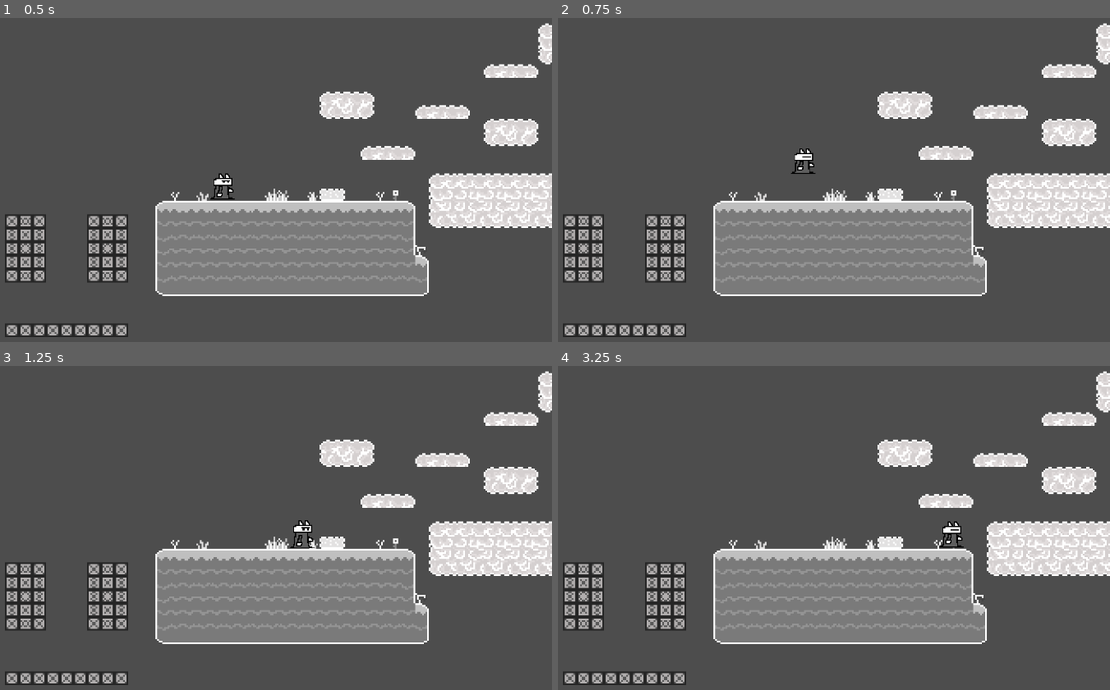
Above: before the commit, frames 1-4 (two rows, left to right).
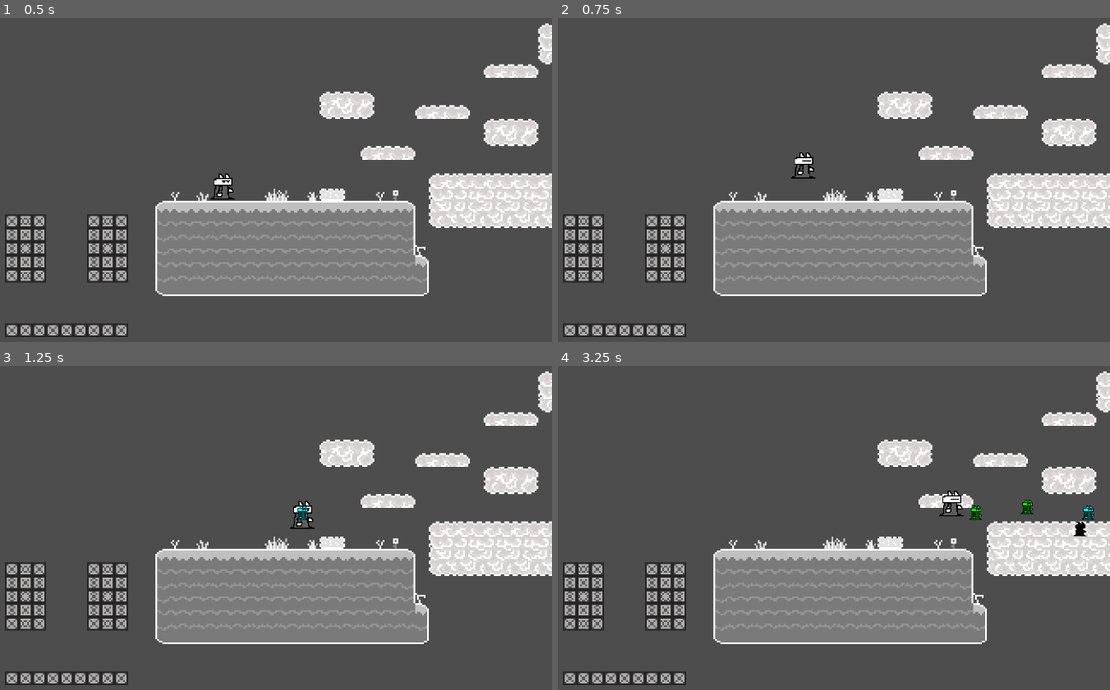
Above: after the commit, the same moments.

Repository: MidnightWolfe/Github-Game-Jam-2024
Game: Godot game, scene res://node_2d.tscn
Same seed, same stepped clock (60 frames per second), same inputs: the game is played once before the commit and once after it.
Inputs:
- Up to frame 1 (0.5 s): no input
- Up to frame 2 (0.75 s): tap Enter (ui_accept) at 0.5 s; hold D (right) from 0.53 s (still down); tap Space (ui_select) at 0.6 s
- Up to frame 3 (1.25 s): keep holding D (right); tap Enter (ui_accept) at 0.77, 0.8, 1.07 s
- Up to frame 4 (3.25 s): release D (right) at 1.28 s; hold S (down) 1.28-2.03 s; tap Enter (ui_accept) at 1.35, 1.52, 1.82, 2.3, 3.02 s; tap Space (ui_select) at 1.55, 2.1, 2.85 s; hold D (right) 2.03-2.78 s; hold W (up) from 2.78 s (still down)

Frame 1 is identical in both runs. In frame 2, 0.2% of the frame differs, in the area x 42-47%, y 40-50%; in frame 3, 0.3%; in frame 4, 0.7%, in the area x 69-98%, y 38-57%.

Commit message:
added spells

Diff:
--- a/gamejam/player.gd
+++ b/gamejam/player.gd
@@ -7,6 +7,11 @@
 const jumpPower = -400
 
 @onready var animationPath = $AnimatedSprite2D
+
+const SPELLS = preload("res://spells.tscn")
+var is_casting_spell = false
+var combo = Vector3(0, 0, 0)
+var colour = Color()
 
 
 #func get_input():
@@ -29,12 +34,31 @@
 	if not is_on_floor():
 		velocity.y += gravity #Only * delta if using rigid bodies
 
-	if Input.is_action_just_pressed("ui_accept") && is_on_floor(): #To get the player to jump with space bar
+	if Input.is_action_just_pressed("ui_select") && is_on_floor(): #To get the player to jump with space bar
 		velocity.y = jumpPower
 
 	##Variable jumping, if you hold space you'll jump higher
-	if Input.is_action_just_released("ui_accept"):
+	if Input.is_action_just_released("ui_select"):
 		velocity.y *= 0.5
+
+	if Input.is_action_just_pressed("ui_text_submit"):
+		if is_casting_spell:
+			var greatestValue = max(combo.x, combo.y, combo.z)
+			colour = Color(combo.x / greatestValue, combo.y / greatestValue, combo.z / greatestValue)
+			combo = Vector3(0,0,0)
+			var spell = SPELLS.instantiate()
+			spell._set_colour(colour)
+			get_parent().add_child(spell)
+			spell.position = $".".global_position
+		is_casting_spell = not is_casting_spell
+
+	if is_casting_spell:
+		if Input.is_action_just_pressed("left"):
+			combo.x = combo.x + 1.0
+		if Input.is_action_just_pressed("up"):
+			combo.y = combo.y + 1.0
+		if Input.is_action_just_pressed("right"):
+			combo.z = combo.z + 1.0
 
 	move_and_slide()
 	handle_animation()
--- /dev/null
+++ b/gamejam/spells.gd
@@ -0,0 +1,25 @@
+extends Area2D
+
+const SPEED = 200
+var velocity = Vector2()
+var colour = Color()
+
+@onready var sprite = $Sprite2D
+
+var image = Image.load_from_file("res://Sprites/player.png")
+var texture = ImageTexture.create_from_image(image)
+
+func _set_colour(colour):
+	self.colour = colour
+
+func _ready() -> void:
+	sprite.texture = texture
+	sprite.modulate = colour
+
+func _physics_process(delta: float) -> void:
+	velocity.x = SPEED * delta
+	translate(velocity)
+
+
+func _on_visible_on_screen_notifier_2d_screen_exited() -> void:
+	queue_free()
--- /dev/null
+++ b/gamejam/spells.tscn
@@ -0,0 +1,19 @@
+[gd_scene load_steps=4 format=3 uid="uid://ch2auvsqkytcs"]
+
+[ext_resource type="Script" path="res://spells.gd" id="1_umqmt"]
+[ext_resource type="Texture2D" uid="uid://c6pw1dkegurkk" path="res://Sprites/player.png" id="2_t5wqg"]
+
+[sub_resource type="RectangleShape2D" id="RectangleShape2D_0wjn4"]
+size = Vector2(23, 25)
+
+[node name="Spells" type="Area2D"]
+script = ExtResource("1_umqmt")
+
+[node name="Sprite2D" type="Sprite2D" parent="."]
+texture = ExtResource("2_t5wqg")
+
+[node name="CollisionShape2D2" type="CollisionShape2D" parent="."]
+position = Vector2(-0.5, -0.5)
+shape = SubResource("RectangleShape2D_0wjn4")
+
+[node name="VisibleOnScreenNotifier2D2" type="VisibleOnScreenNotifier2D" parent="."]
Binary file added: gamejam/Sprites/Placeholder2.png
Not shown, added: gamejam/Sprites/Placeholder2.png.import
